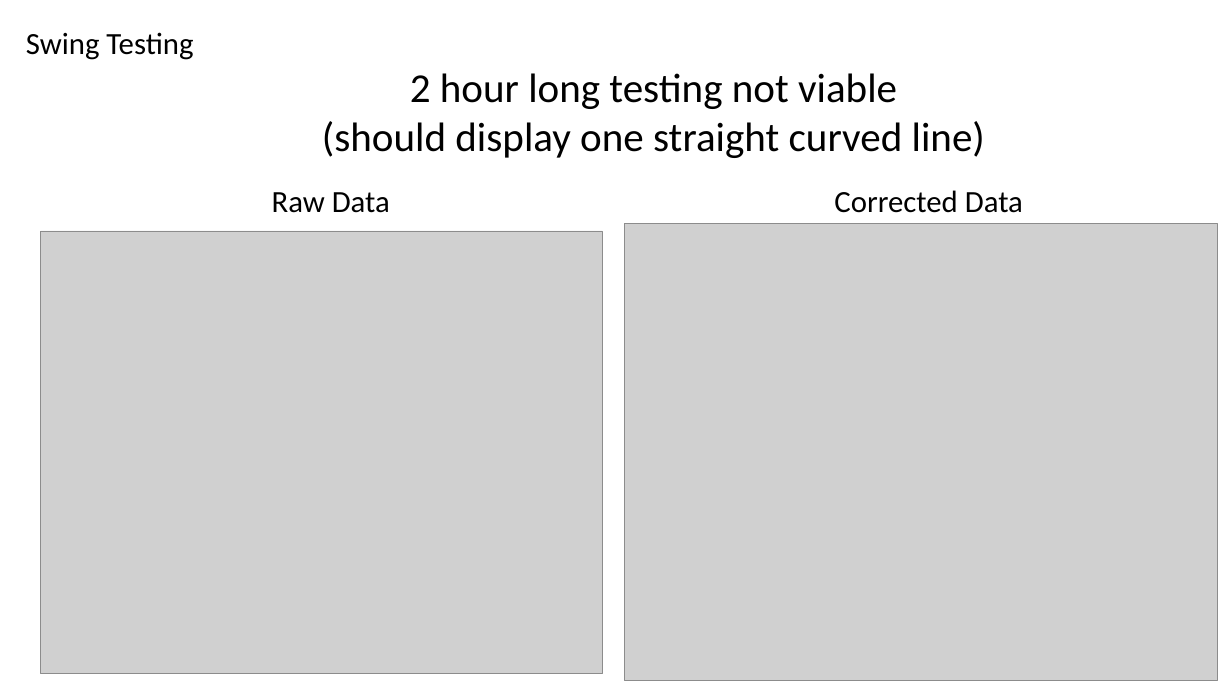
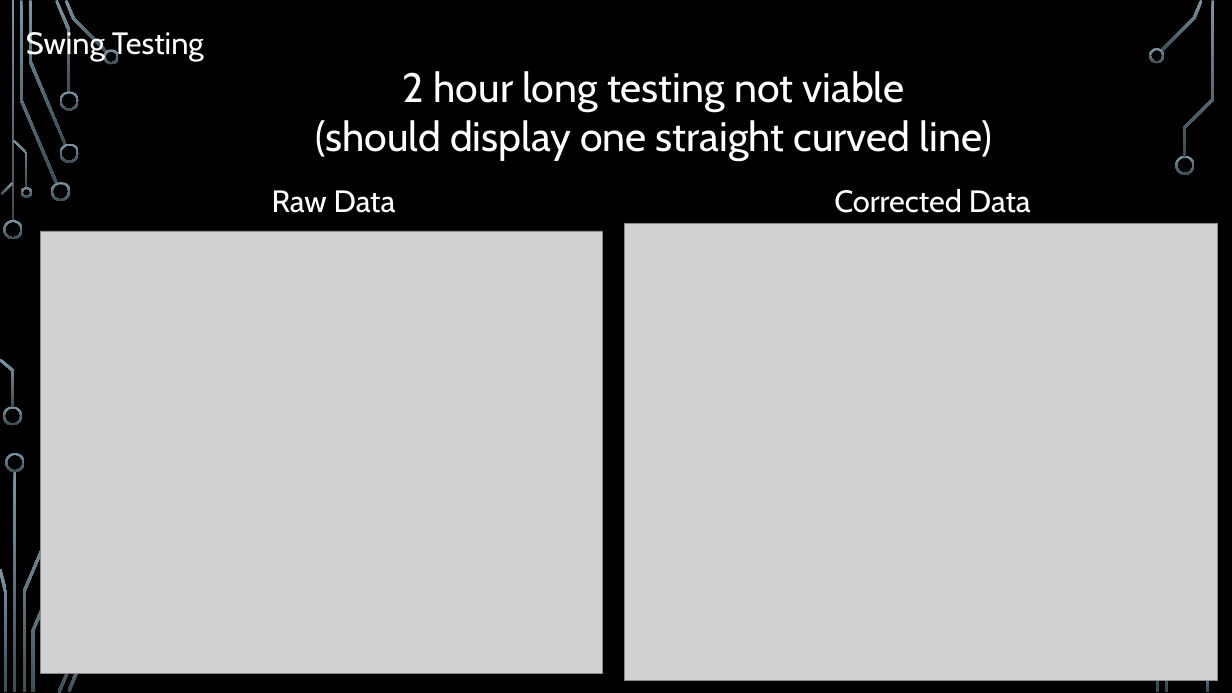
Before and after one commit to aliakbari-phd/Senior-Design-Team2, a slide deck: slide 4 of BenJohnston/LabNotebook/Mini Demo - Ben Slides.pptx. Drawn at 1232x693 pixels with LibreOffice and Linux fonts; fonts in the diff are those of the drawing; grey boxes stand for pictures; background and template pictures are left out. Boxes give left, top, right and bottom in pixels: in the first picture for what was removed or moved away, otherwise in the second. Text is boxed around its words. In the diff, an @@ line names an element or a change of style, - is before the commit and + after.

```diff
--- a/BenJohnston/LabNotebook/Mini Demo - Ben Slides.pptx
+++ b/BenJohnston/LabNotebook/Mini Demo - Ben Slides.pptx
@@ background #FFFFFF to picture (left out) @@
@@ font Calibri to Cabin, text colour #000000 to #FFFFFF in 4 elements at [272, 190, 396, 213], [834, 189, 1031, 213], [315, 71, 992, 161], [26, 28, 204, 61] @@
@@ group added at [0, 0, 1217, 693]: 27 freeform shapes, 3 rectangles @@
```
Also in this commit, not shown: 3 other slides changed, 1 slide added, 1 slide removed, 2 other files.
